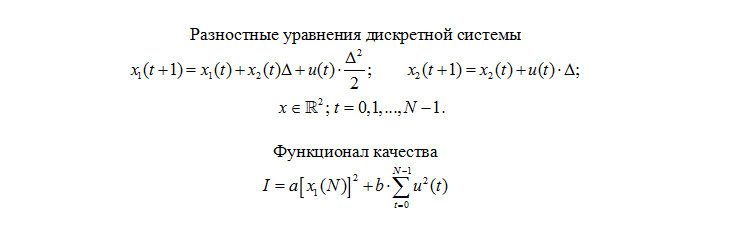
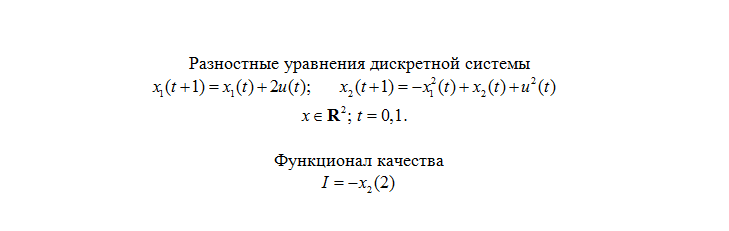
Layer changes from the first 729×231 image to the second:
added layer "Layer 11" above "Layer 0" over (148, 54, 565, 196)
moved "Layer 0" above "Layer 10" over (130, 28, 580, 208)
